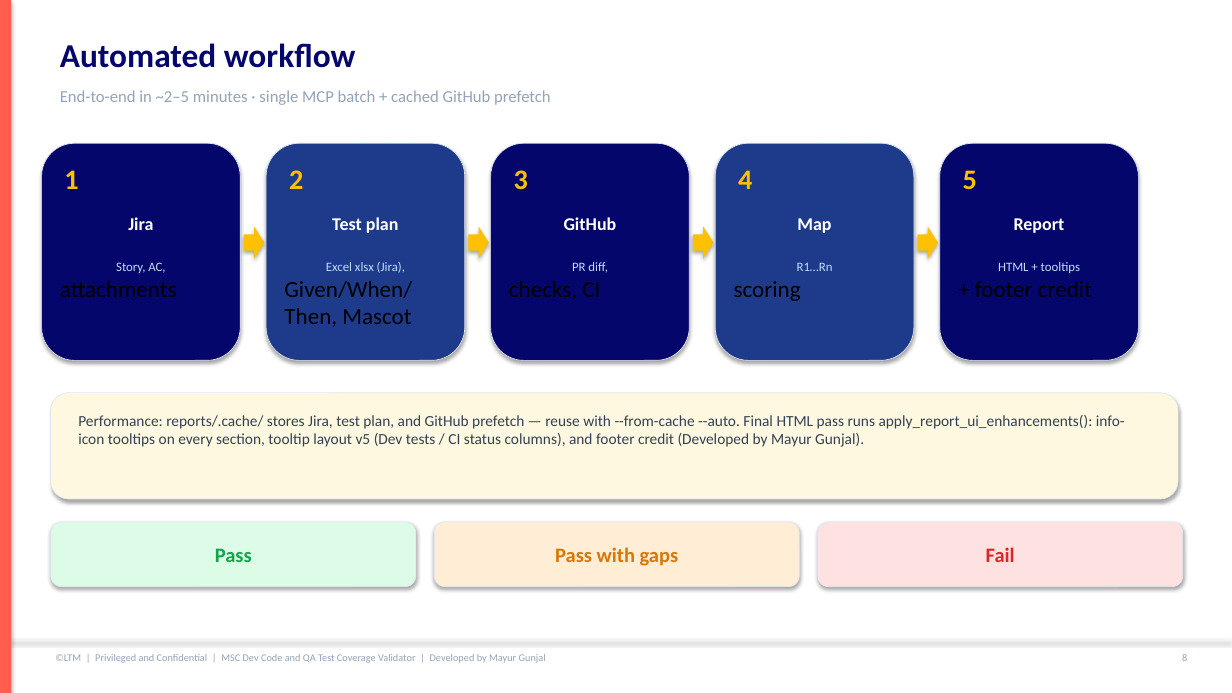
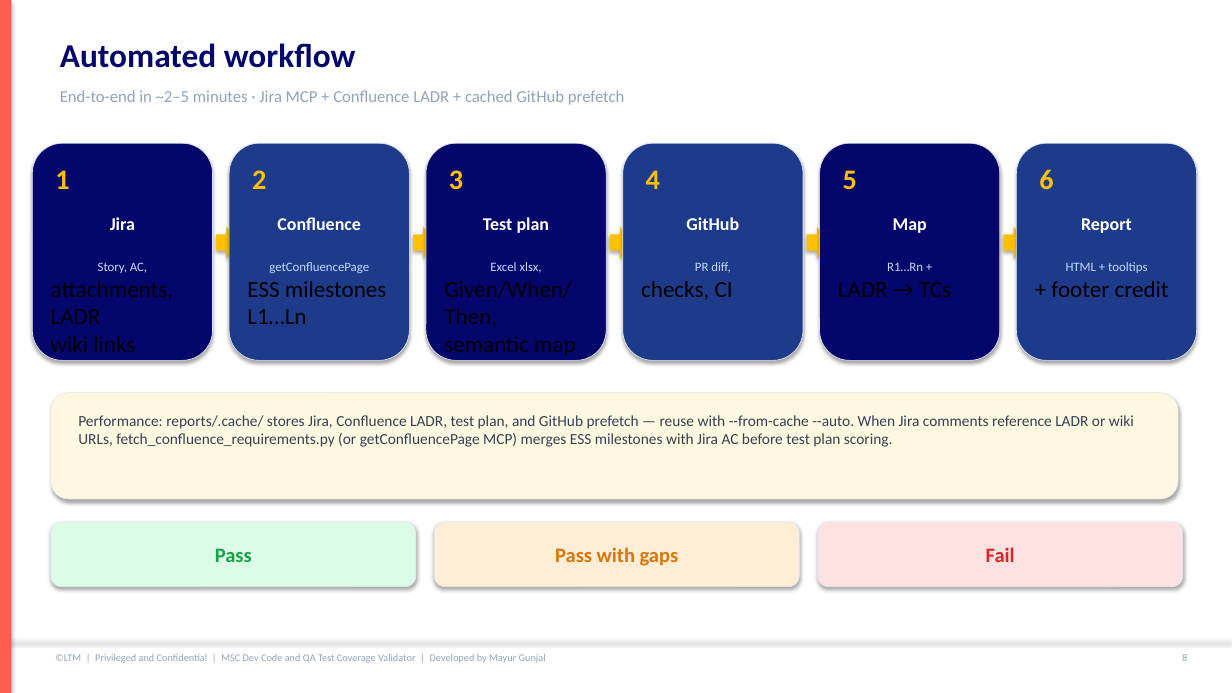
Before and after one commit to mgunjal11/pegasus-qa-agents-lab-copy, a slide deck: slide 9 of docs/MSC-Dev-Code-and-QA-Test-Coverage-Validator-Guide.pptx. Drawn at 1232x693 pixels with LibreOffice and Linux fonts; fonts in the diff are those of the drawing. Boxes give left, top, right and bottom in pixels: in the first picture for what was removed or moved away, otherwise in the second. Text is boxed around its words. In the diff, an @@ line names an element or a change of style, - is before the commit and + after.

```diff
--- a/docs/MSC-Dev-Code-and-QA-Test-Coverage-Validator-Guide.pptx
+++ b/docs/MSC-Dev-Code-and-QA-Test-Coverage-Validator-Guide.pptx
@@ text at <box>60,90,625,105</box>: text changed @@
-End-to-end in ~2–5 minutes · single MCP batch + cached GitHub prefetch
+End-to-end in ~2–5 minutes · Jira MCP + Confluence LADR + cached GitHub prefetch
@@ rounded rectangle: place and size @@
-rounded rectangle at <box>42,143,240,360</box>
+rounded rectangle at <box>32,143,213,360</box>
@@ rounded rectangle: place and size @@
-rounded rectangle at <box>266,143,465,360</box>
+rounded rectangle at <box>229,143,409,360</box>
@@ rounded rectangle: place and size @@
-rounded rectangle at <box>491,143,689,360</box>
+rounded rectangle at <box>426,143,606,360</box>
@@ rounded rectangle: place and size @@
-rounded rectangle at <box>715,143,914,360</box>
+rounded rectangle at <box>623,143,803,360</box>
@@ rounded rectangle: place and size @@
-rounded rectangle at <box>940,143,1139,360</box>
+rounded rectangle at <box>820,143,1000,360</box>
@@ rounded rectangle added at <box>1017,143,1197,360</box>, fill #1E3A8A, outline #E2E8F0 0.5 pt @@
@@ text "1": place and size @@
-text "1" at <box>64,170,78,189</box>
+text "1" at <box>55,170,69,189</box>
@@ text "2": place and size @@
-text "2" at <box>289,170,303,189</box>
+text "2" at <box>252,170,266,189</box>
@@ text "3": place and size @@
-text "3" at <box>514,170,528,190</box>
+text "3" at <box>449,170,463,189</box>
@@ text "4": place and size @@
-text "4" at <box>738,170,752,189</box>
+text "4" at <box>646,170,660,189</box>
@@ text "5": place and size @@
-text "5" at <box>963,170,977,189</box>
+text "5" at <box>843,170,857,189</box>
@@ text added at <box>1039,169,1053,189</box>, 22 pt, text #FFC000, bold @@
+6
@@ text "Jira": place and size @@
-text "Jira" at <box>128,217,153,230</box>
+text "Jira" at <box>110,217,135,230</box>
@@ text "Test plan": place and size @@
-text "Test plan" at <box>332,217,399,233</box>
+text "Test plan" at <box>483,217,550,233</box>
@@ text "GitHub": place and size @@
-text "GitHub" at <box>564,217,617,230</box>
+text "GitHub" at <box>686,217,739,230</box>
@@ text "Map": place and size @@
-text "Map" at <box>797,218,831,233</box>
+text "Map" at <box>893,218,927,233</box>
@@ text "Report": place and size @@
-text "Report" at <box>1014,218,1065,233</box>
+text "Report" at <box>1081,218,1132,233</box>
@@ right arrow: place and size @@
-right arrow at <box>244,226,264,259</box>
+right arrow at <box>216,226,237,259</box>
@@ text added at <box>277,217,361,230</box>, 14 pt, text #FFFFFF, bold @@
+Confluence
@@ right arrow: place and size @@
-right arrow at <box>469,226,489,259</box>
+right arrow at <box>413,226,433,259</box>
@@ right arrow: place and size @@
-right arrow at <box>693,226,714,259</box>
+right arrow at <box>610,226,630,259</box>
@@ right arrow added at <box>807,226,827,259</box>, fill #FFC000 @@
@@ right arrow: place and size @@
-right arrow at <box>918,226,938,259</box>
+right arrow at <box>1004,226,1024,259</box>
@@ text "Story, AC,": place and size @@
-text "Story, AC," at <box>60,262,177,297</box>
+text "Story, AC," at <box>51,262,174,359</box>
@@ text added at <box>247,262,387,324</box>, 18 pt, text #000000 @@
+getConfluencePage
+ESS milestones
+L1…Ln
@@ text at <box>444,262,576,359</box>: text changed @@
-Excel xlsx (Jira),
-Given/When/Then, Mascot
+Excel xlsx,
+Given/When/Then,
+semantic map
@@ text "PR diff," rewrapped from <box>509,262,608,300</box> to <box>641,262,733,300</box> @@
@@ text at <box>838,262,951,297</box>: text changed @@
-R1…Rn
-scoring
+R1…Rn +
+LADR → TCs
@@ text "HTML + tooltips": place and size @@
-text "HTML + tooltips" at <box>975,262,1092,297</box>
+text "HTML + tooltips" at <box>1051,262,1169,297</box>
@@ text at <box>51,281,174,359</box>: text changed @@
-attachments
+attachments, LADR
+wiki links
@@ text at <box>78,415,1134,447</box>: text changed @@
-Performance: reports/.cache/ stores Jira, test plan, and GitHub prefetch — reuse with --from-cache --auto. Final HTML pass runs apply_report_ui_enhancements(): info-icon tooltips on every section, tooltip layout v5 (Dev tests / CI status columns), and footer credit (Developed by Mayur Gunjal).
+Performance: reports/.cache/ stores Jira, Confluence LADR, test plan, and GitHub prefetch — reuse with --from-cache --auto. When Jira comments reference LADR or wiki URLs, fetch_confluence_requirements.py (or getConfluencePage MCP) merges ESS milestones with Jira AC before test plan scoring.
```
Also in this commit, not shown: 11 other slides changed, 1 slide added, 1 other file.
